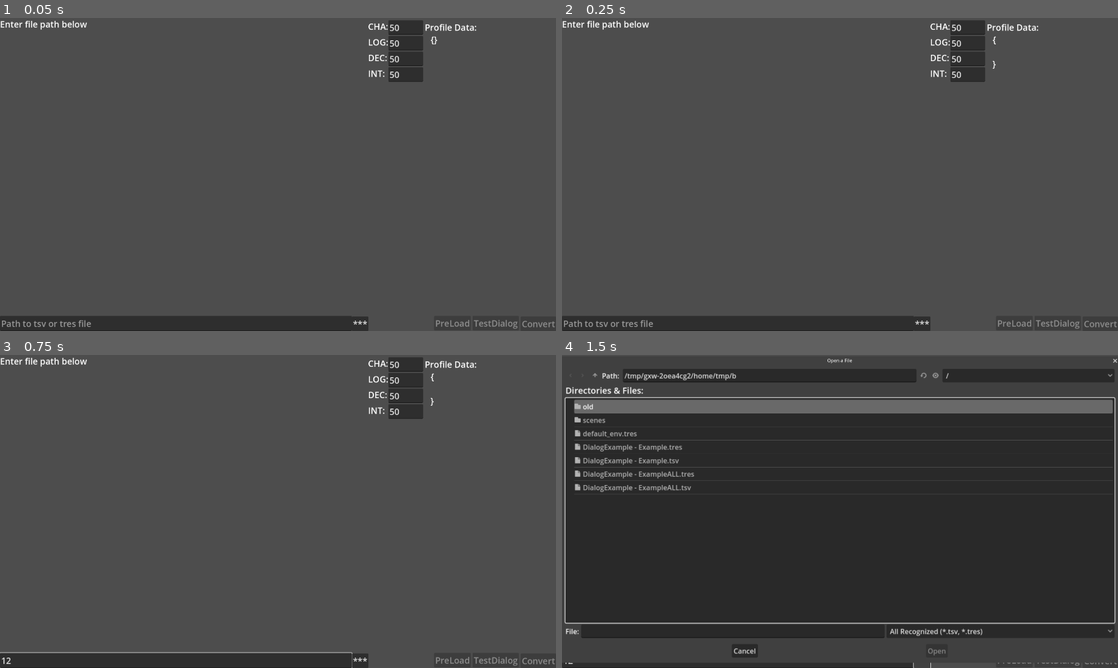
Above: before the commit, frames 1-4 (two rows, left to right).
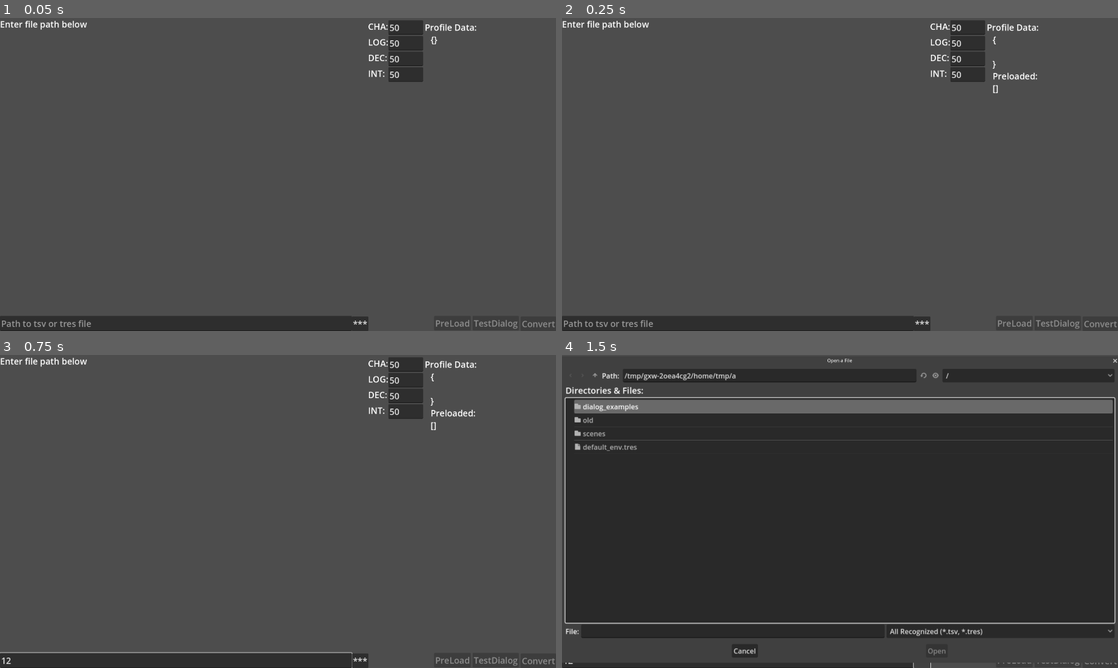
Above: after the commit, the same moments.

Repository: williamVbrines/gameoff_2022
Game: Godot game, scene res://scenes/main/main.tscn
Same seed, same stepped clock (60 frames per second), same inputs: the game is played once before the commit and once after it.
Inputs (mouse positions are in pixels of both pictures, inside the frame that each line leads up to):
- Up to frame 1 (0.05 s): no input
- Up to frame 2 (0.25 s): no input
- Up to frame 3 (0.75 s): click (177, 661) at 0.52 s; type "12" at 0.6 s
- Up to frame 4 (1.5 s): click "***" at 1.25 s

Frame 1 is identical in both runs. In frame 2, 0.1% of the frame differs, in the area x 77-86%, y 17-24%; in frame 3, 0.1%; in frame 4, 1.2%, in the area x 2-99%, y 5-44%.

Commit message:
Did further testing and did some bug fixes

Diff:
--- a/DialogSheetConverter/DialogExample - Example.tres
+++ /dev/null
@@ -1,7 +0,0 @@
-[gd_resource type="Resource" load_steps=2 format=3]
-
-[ext_resource type="Script" path="res://scenes/resources/dialogs/dialog_data.gd" id="1_aw8ax"]
-
-[resource]
-script = ExtResource("1_aw8ax")
-data = {}
--- /dev/null
+++ b/DialogSheetConverter/dialog_examples/test_dialog_1.tres
@@ -0,0 +1,64 @@
+[gd_resource type="Resource" load_steps=2 format=3]
+
+[ext_resource type="Script" path="res://scenes/resources/dialogs/dialog_data.gd" id="1_ffvbt"]
+
+[resource]
+script = ExtResource("1_ffvbt")
+data = {
+"0": {
+"act": ["Show[text]", " Wait[next]"],
+"con": "true",
+"def": ["Line[next]"]
+},
+"1": {
+"act": ["Line[NeedRing]"],
+"con": "player[has_ring]",
+"def": ["Line[Default Dialog]"]
+},
+"2": {
+"act": ["Opt[Stop, No I have not]", "  Line[next]"],
+"con": "true",
+"def": ["Line[next]"]
+},
+"3": {
+"act": ["Opt[FakeRing, Yes I do here it is]", " Line[next]"],
+"con": "player[has_fake_ring]",
+"def": ["Line[next]"]
+},
+"4": {
+"act": ["Show[opt]", " Wait[]"],
+"con": "true",
+"def": ["Line[next]"]
+},
+"5": {
+"act": ["Say[npc_2,  NO THATS NOT MY RING. GET OUT]", " Show[text]", " Wait[Stop]"],
+"con": "true",
+"def": ["Line[next]"]
+},
+"Default Dialog": {
+"act": ["Say[npc_2, Hello there, have you seen my ring]", " Show[text]", " Wait[next]"],
+"con": "true",
+"def": ["Line[next]"]
+},
+"FakeRing": {
+"act": ["Add[npc_2, anger, 1]", " Line[next]"],
+"con": "true",
+"def": ["Line[next]"]
+},
+"NeedRing": {
+"act": ["Say[npc_2, That ring I NEEED my ring]", " Show[text]", " Wait[Stop]"],
+"con": "true",
+"def": ["Line[next]"]
+},
+"Start": {
+"act": ["Say[player,Good4]", " Set[player, has_ring, false]", " Line[next]"],
+"con": "true",
+"def": ["Line[next]"]
+},
+"Stop": {
+"act": ["Hide[]"],
+"con": "true",
+"def": []
+},
+"order": ["Start", "0", "1", "Default Dialog", "2", "3", "4", "NeedRing", "FakeRing", "5", "Stop"]
+}
--- a/DialogSheetConverter/DialogExample - ExampleALL.tres
+++ b/DialogSheetConverter/dialog_examples/test_dialog_2.tres
@@ -46,7 +46,7 @@
 "def": ["Line[next]"]
 },
 "8": {
-"act": ["Open[Start,test_dialog2]"],
+"act": ["Open[Start,test_dialog_1]"],
 "con": "true",
 "def": ["Line[next]"]
 },
--- a/DialogSheetConverter/scenes/main/main.gd
+++ b/DialogSheetConverter/scenes/main/main.gd
@@ -46,4 +46,6 @@
 
 func _on_time_out() -> void:
 	rich_text_label.text = JSON.stringify(SystemGlobals.dialog_profiles,"\t");
+	rich_text_label.text += "\nPreloaded:\n"
+	rich_text_label.text += str(ResourceManager.dialog_data.keys());
 	timer.start(update_time);
--- a/DialogSheetConverter/scenes/ui/dialogLoader/dialog_loader.gd
+++ b/DialogSheetConverter/scenes/ui/dialogLoader/dialog_loader.gd
@@ -159,9 +159,11 @@
 	var def;
 	var order = [];
 	var time = Time.get_ticks_msec();
-	var time_cap = 10;
+	var time_cap = 60;
+
 	while index < data.length():
 		if Time.get_ticks_msec() - time >= time_cap:
+			print(Time.get_ticks_msec() - time);
 			err = 4;
 			label.text += "\n[color=red]Formating error see INF time:" +str(tag)+ "[/color]";
 			return "";
--- a/DialogSheetConverter/scenes/ui/dialogLoader/dialog_loader.tscn
+++ b/DialogSheetConverter/scenes/ui/dialogLoader/dialog_loader.tscn
@@ -12,7 +12,6 @@
 script = ExtResource("1_bxgyd")
 
 [node name="LineEdit" type="LineEdit" parent="."]
-layout_mode = 1
 anchors_preset = 2
 anchor_top = 1.0
 anchor_bottom = 1.0
@@ -23,7 +22,6 @@
 placeholder_text = "Path to tsv or tres file"
 
 [node name="FileLookupButton" type="Button" parent="LineEdit"]
-layout_mode = 1
 offset_left = 1215.0
 offset_top = 2.0
 offset_right = 1271.0
@@ -32,7 +30,6 @@
 text = "***"
 
 [node name="ConvertButton" type="Button" parent="."]
-layout_mode = 1
 anchors_preset = 3
 anchor_left = 1.0
 anchor_top = 1.0
@@ -46,7 +43,6 @@
 text = "Convert"
 
 [node name="Label" type="RichTextLabel" parent="."]
-layout_mode = 1
 offset_right = 1152.0
 offset_bottom = 1020.0
 theme_override_font_sizes/normal_font_size = 30
@@ -70,7 +66,6 @@
 filters = PackedStringArray("*.tsv", "*.tres")
 
 [node name="TestButton" type="Button" parent="."]
-layout_mode = 0
 offset_left = 1632.0
 offset_top = 1028.0
 offset_right = 1791.0
@@ -79,7 +74,6 @@
 text = "TestDialog"
 
 [node name="LoadButton" type="Button" parent="."]
-layout_mode = 0
 offset_left = 1499.0
 offset_top = 1028.0
 offset_right = 1625.0
--- a/DialogSheetConverter/scenes/ui/dialogWindow/dialog_window.gd
+++ b/DialogSheetConverter/scenes/ui/dialogWindow/dialog_window.gd
@@ -1,6 +1,4 @@
 extends Control
-
-@export var dialog_data : Resource;
 @onready var _label: RichTextLabel = $Panel/RichTextLabel
 @onready var contine_button: Button = $Panel/ContineButton
 
@@ -13,6 +11,9 @@
 @onready var opt_button_3: Button = $Panel/OptButton3
 @onready var opt_label_3: RichTextLabel = $Panel/OptButton3/OptLabel3
 
+@onready var line_label: Label = $LineLabel
+
+var dialog_data : DialogData;
 var speaker : String = "";
 var text : String = "";
 var wait_tag : String = "null";
@@ -74,9 +75,6 @@
 
 
 func _ready() -> void:
-	dialog_data = dialog_data as DialogData;
-	if dialog_data == null: breakpoint;
-
 	_make_connections();
 
 
@@ -89,10 +87,7 @@
 
 
 func _on_strat_dialog(id : String) -> void:
-	print(id)
 	var data = ResourceManager.get_dialog_data(id) as DialogData;
-
-	print(data.data)
 
 	if data == null:
 		exit_dialog();
@@ -101,6 +96,7 @@
 		exit_dialog();
 		return;
 
+
 	call_deferred("run_dialog" , data);
 
 
@@ -148,10 +144,10 @@
 	opt_action_3 = "null";
 
 
-func run_dialog(dialog_data : DialogData, tag : String = "Start") -> void:
-	if dialog_data == null: return;
-
-	var data = dialog_data.data.duplicate(true);
+func run_dialog(new_dialog_data : DialogData, tag : String = "Start") -> void:
+	if new_dialog_data == null: return;
+
+	var data = new_dialog_data.data.duplicate(true);
 
 	if data == null :
 		exit_dialog();
@@ -163,17 +159,16 @@
 
 	show();
 
+	self.dialog_data = new_dialog_data;
 	parce_line(data.get(tag), tag);
 
 
 func parce_line(line : Dictionary, tag : String) -> void:
-	print(line);#TODO: Remove
+	line_label.text = "CurrentLien : " + tag
 	var result = parce_condition(line.con);
 	if result && typeof(result) == 1:
-		print("ParceResult: TRUE ###################################")
 		parce_action(line.act, tag);
 	else:
-		print("ParceResult: FALSE ###################################")
 		parce_action(line.def, tag);
 
 
@@ -187,11 +182,6 @@
 		var params = action.substr(p1,p2-p1);
 		if params: action = action.substr(0,p1-1);
 
-
-		prints(">>>>CurrentTAG : ", tag)
-		prints(">>>>Action :", action.replace(" ", ""))
-		prints(">>>>Params :", params)
-
 		action = action.replace(" ", "").to_upper();
 
 		if action in actions.keys():
@@ -213,8 +203,6 @@
 	left = con.substr(0, con.find(opp) if opp != null else con.length());
 	right = clip_str_to(con,opp) if opp != null else null;
 
-	prints(left,opp,right,"###########################");
-
 	if left != null && opp == null && right == null:
 		return str_to_val(left);
 
@@ -227,7 +215,6 @@
 func exit_dialog()->void:
 	EventManager.dialog_ended.emit();
 	hide();
-	print("dialog exited" )
 
 
 #Actions############################################################################################
--- a/DialogSheetConverter/scenes/ui/dialogWindow/dialog_window.tscn
+++ b/DialogSheetConverter/scenes/ui/dialogWindow/dialog_window.tscn
@@ -1,7 +1,6 @@
-[gd_scene load_steps=3 format=3 uid="uid://ga2iolih30e1"]
+[gd_scene load_steps=2 format=3 uid="uid://ga2iolih30e1"]
 
 [ext_resource type="Script" path="res://scenes/ui/dialogWindow/dialog_window.gd" id="1_khgcm"]
-[ext_resource type="Resource" uid="uid://chtfpc5ea0qy4" path="res://scenes/resources/dialogs/out.tres" id="2_2gnrs"]
 
 [node name="DialogWindow" type="Control"]
 layout_mode = 3
@@ -11,14 +10,15 @@
 grow_horizontal = 2
 grow_vertical = 2
 script = ExtResource("1_khgcm")
-dialog_data = ExtResource("2_2gnrs")
 
 [node name="Panel" type="Panel" parent="."]
+layout_mode = 0
 offset_top = 755.0
 offset_right = 1920.0
 offset_bottom = 1080.0
 
 [node name="RichTextLabel" type="RichTextLabel" parent="Panel"]
+layout_mode = 1
 anchors_preset = 15
 anchor_right = 1.0
 anchor_bottom = 1.0
@@ -32,6 +32,7 @@
 text = "THERE IS SOME TEXT HERE"
 
 [node name="ContineButton" type="Button" parent="Panel"]
+layout_mode = 1
 anchors_preset = 15
 anchor_right = 1.0
 anchor_bottom = 1.0
@@ -43,12 +44,14 @@
 
 [node name="OptButton1" type="Button" parent="Panel"]
 visible = false
+layout_mode = 0
 offset_right = 1915.0
 offset_bottom = 105.0
 mouse_default_cursor_shape = 2
 flat = true
 
 [node name="OptLabel1" type="RichTextLabel" parent="Panel/OptButton1"]
+layout_mode = 1
 anchors_preset = 15
 anchor_right = 1.0
 anchor_bottom = 1.0
@@ -64,6 +67,7 @@
 
 [node name="OptButton2" type="Button" parent="Panel"]
 visible = false
+layout_mode = 0
 offset_left = 3.0
 offset_top = 111.0
 offset_right = 1918.0
@@ -72,6 +76,7 @@
 flat = true
 
 [node name="OptLabel2" type="RichTextLabel" parent="Panel/OptButton2"]
+layout_mode = 1
 anchors_preset = 15
 anchor_right = 1.0
 anchor_bottom = 1.0
@@ -87,6 +92,7 @@
 
 [node name="OptButton3" type="Button" parent="Panel"]
 visible = false
+layout_mode = 0
 offset_left = 3.0
 offset_top = 219.0
 offset_right = 1918.0
@@ -95,6 +101,7 @@
 flat = true
 
 [node name="OptLabel3" type="RichTextLabel" parent="Panel/OptButton3"]
+layout_mode = 1
 anchors_preset = 15
 anchor_right = 1.0
 anchor_bottom = 1.0
@@ -107,3 +114,12 @@
 theme_override_font_sizes/italics_font_size = 30
 theme_override_font_sizes/bold_italics_font_size = 30
 theme_override_font_sizes/mono_font_size = 30
+
+[node name="LineLabel" type="Label" parent="."]
+layout_mode = 0
+offset_left = 1391.0
+offset_top = 702.0
+offset_right = 1919.0
+offset_bottom = 747.0
+theme_override_font_sizes/font_size = 30
+text = "CurrentLine :"
Renamed: DialogSheetConverter/DialogExample - Example.tsv -> DialogSheetConverter/dialog_examples/test_dialog_1.tsv
Not shown: 1 places in DialogSheetConverter/dialog_examples/test_dialog_2.tres that only renumber resources
Not shown, changed: DialogSheetConverter/dialog_examples/test_dialog_2.tsv
